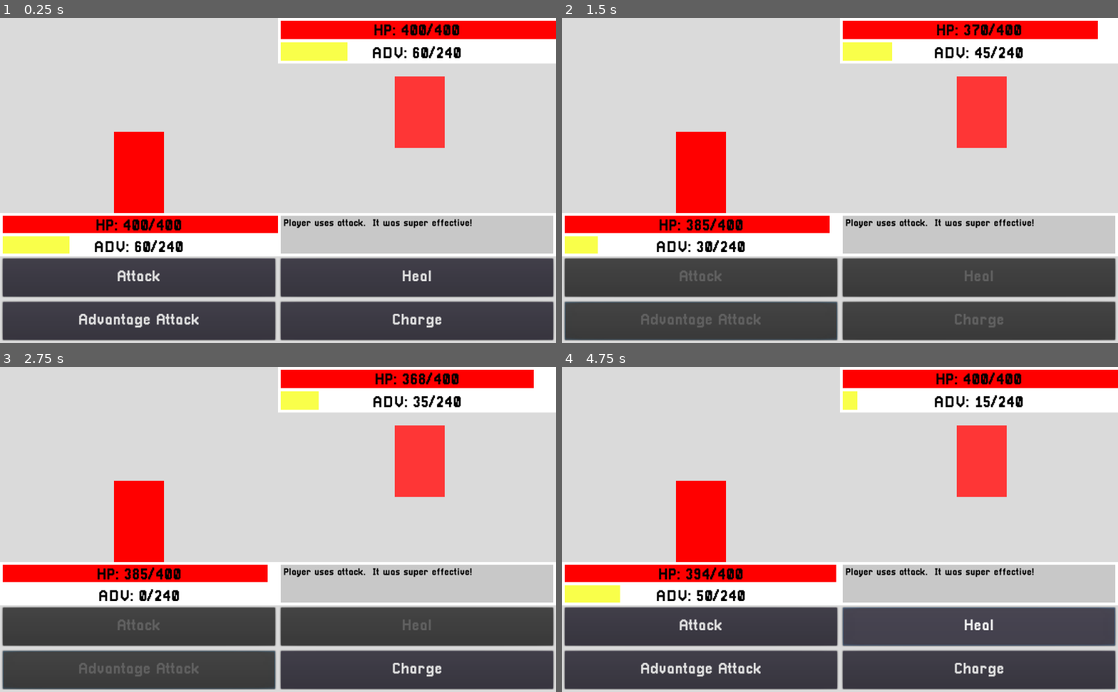
Above: before the commit, frames 1-4 (two rows, left to right).
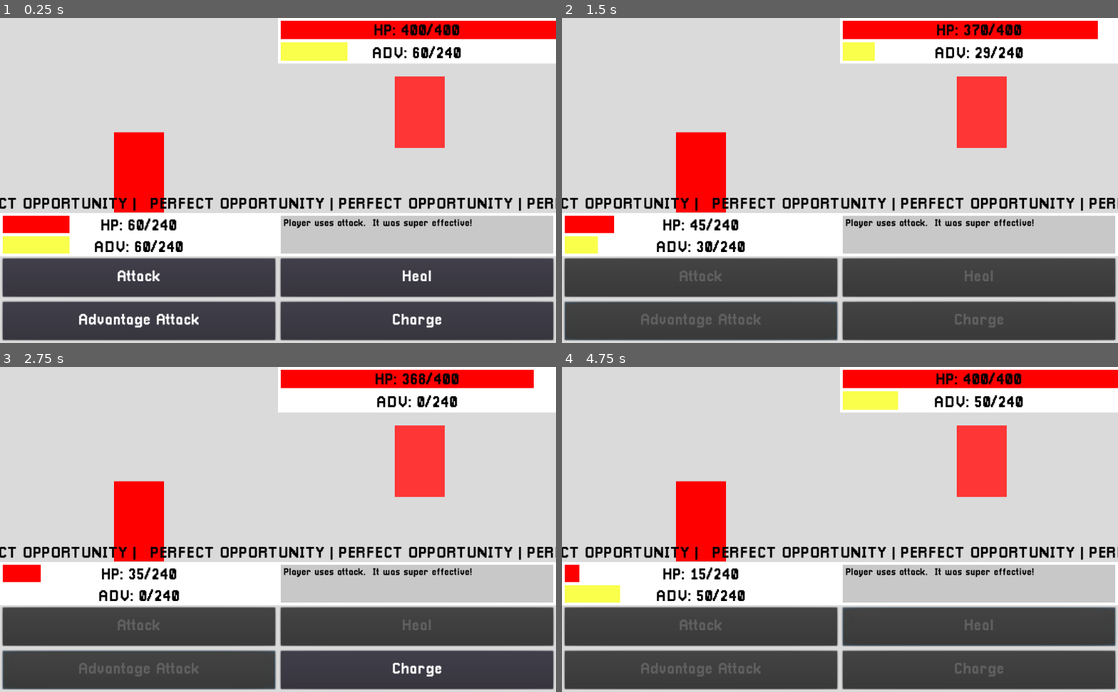
Above: after the commit, the same moments.

Repository: ArtlessAvian/kind-opponent
Game: Godot game, scene res://gameingame/BattleWView.tscn
Same seed, same stepped clock (60 frames per second), same inputs: the game is played once before the commit and once after it.
Inputs:
- Up to frame 1 (0.25 s): no input
- Up to frame 2 (1.5 s): click "Attack" at 0.5 s; click "Advantage Attack" at 1.25 s
- Up to frame 3 (2.75 s): no input
- Up to frame 4 (4.75 s): click "Charge" at 2.75 s; click "Heal" at 4.25 s

The runs differ from the first frame. In frame 1, 4.3% of the frame differs, in the area x 0-100%, y 34-96%; in frame 2, 4.3%; in frame 3, 5.0%; in frame 4, 5.7%, in the area x 0-100%, y 7-96%.

Commit message:
Added opportunity color changing for buttons

Diff:
--- a/GameUI.tscn
+++ b/GameUI.tscn
@@ -8,6 +8,7 @@
 [ext_resource path="res://AdvBar.tscn" type="PackedScene" id=6]
 [ext_resource path="res://Pixellari.tres" type="DynamicFont" id=7]
 [ext_resource path="res://PixellariSmall.tres" type="DynamicFont" id=8]
+[ext_resource path="res://animations/LoopingLabel.tres" type="Animation" id=9]
 
 [node name="GameUI" type="Control"]
 anchor_right = 1.0
@@ -202,6 +203,40 @@
 custom_colors/default_color = Color( 0, 0, 0, 1 )
 text = "Player uses attack.  It was super effective!"
 
+[node name="OpportunityBar" type="Control" parent="."]
+anchor_top = 0.55
+anchor_right = 1.0
+anchor_bottom = 0.6
+
+[node name="LoopingLabel" type="Control" parent="OpportunityBar"]
+anchor_right = 1.0
+anchor_bottom = 1.0
+
+[node name="OpportunityLabel" type="RichTextLabel" parent="OpportunityBar/LoopingLabel"]
+anchor_right = 1.0
+anchor_bottom = 1.0
+margin_left = 266.855
+margin_right = 300.056
+custom_fonts/normal_font = ExtResource( 7 )
+custom_colors/default_color = Color( 0, 0, 0, 1 )
+text = " PERFECT OPPORTUNITY | PERFECT OPPORTUNITY | PERFECT OPPORTUNITY |
+"
+scroll_active = false
+
+[node name="OpportunityLabel2" type="RichTextLabel" parent="OpportunityBar/LoopingLabel"]
+anchor_right = 1.0
+anchor_bottom = 1.0
+margin_left = -790.145
+margin_right = -757.145
+custom_fonts/normal_font = ExtResource( 7 )
+custom_colors/default_color = Color( 0, 0, 0, 1 )
+text = " PERFECT OPPORTUNITY | PERFECT OPPORTUNITY | PERFECT OPPORTUNITY |
+"
+scroll_active = false
+
+[node name="AnimationPlayer" type="AnimationPlayer" parent="OpportunityBar/LoopingLabel"]
+anims/LoopingLabel = ExtResource( 9 )
+
 
 [editable path="UICanvas/EnemyUI/EnemyBars/EnemyAdvRegion/EnemyAdvBar"]
 
--- /dev/null
+++ b/animations/LoopingLabel.tres
@@ -0,0 +1,30 @@
+[gd_resource type="Animation" format=2]
+
+[resource]
+resource_name = "LoopingLabel"
+length = 3.0
+loop = true
+tracks/0/type = "value"
+tracks/0/path = NodePath("OpportunityLabel:rect_position")
+tracks/0/interp = 1
+tracks/0/loop_wrap = true
+tracks/0/imported = false
+tracks/0/enabled = true
+tracks/0/keys = {
+"times": PoolRealArray( 0, 3 ),
+"transitions": PoolRealArray( 1, 1 ),
+"update": 0,
+"values": [ Vector2( 0, 0 ), Vector2( 1057, 0 ) ]
+}
+tracks/1/type = "value"
+tracks/1/path = NodePath("OpportunityLabel2:rect_position")
+tracks/1/interp = 1
+tracks/1/loop_wrap = true
+tracks/1/imported = false
+tracks/1/enabled = true
+tracks/1/keys = {
+"times": PoolRealArray( 0, 3 ),
+"transitions": PoolRealArray( 1, 1 ),
+"update": 0,
+"values": [ Vector2( -1057, 0 ), Vector2( 0, 0 ) ]
+}
--- a/gameingame/Battle.gd
+++ b/gameingame/Battle.gd
@@ -3,15 +3,17 @@
 extends Node
 signal user_feedback
 signal update_bars
+signal opportunity_turn
 
 var yielding_for_queue = []
 var turn = 0 # why not its free
 var turn_state = null
+var opportunity_attack
 
 func _ready():
 	$Player.opponent = $Opponent
 	$Opponent.opponent = $Player
-#	self.emit_signal("update_bars")
+	self._get_opportunity_attack()
 
 # Abuses yield to hand off stuff to the view
 func _on_button_down(player_action):
@@ -29,6 +31,9 @@
 	if ($Opponent.advantage < 20): return 3
 	return randi() % 3 # dont charge
 
+func _get_opportunity_attack():
+	opportunity_attack = randi() % 12
+
 # hooooooo boy
 
 func _game_logic(player_action):
@@ -44,19 +49,20 @@
 
 	if ($Opponent.is_dead()):
 		self._text_box("You are winnr (jk you lose)")
-		return
 
-	var opponent_move = _get_opponent_move()
-	self._text_box("opponent used " + ["attack", "attack but different", "heal", "charge"][opponent_move])
-	yield()
-	$Opponent.do_move(opponent_move)
-	self.emit_signal("update_bars")
-	yield()
+	else:
+		var opponent_move = _get_opponent_move()
+		self._text_box("opponent used " + ["attack", "attack but different", "heal", "charge"][opponent_move])
+		yield()
+		$Opponent.do_move(opponent_move)
+		self.emit_signal("update_bars")
+		yield()
 
-	if ($Player.is_dead()):
-		self._text_box("You are ded (jk you win)")
-		self._text_box(str("Believability: ", 120/$Opponent._health, "%"))
-		return
+		if ($Player.is_dead()):
+			self._text_box("You are ded (jk you win)")
+			self._text_box(str("Believability: ", 120/$Opponent._health, "%"))
+
+	self._get_opportunity_attack()
 
 func _text_box(text):
 	print(text)
--- a/gameingame/BattleWView.tscn
+++ b/gameingame/BattleWView.tscn
@@ -1,24 +1,32 @@
 [gd_scene load_steps=5 format=2]
 
 [ext_resource path="res://GameUI.tscn" type="PackedScene" id=1]
-[ext_resource path="res://animations/AttackAnimation.tres" type="Animation" id=2]
+[ext_resource path="res://animations/IdleBounce.tres" type="Animation" id=2]
 [ext_resource path="res://gameingame/viewintegration/Button.gd" type="Script" id=3]
 [ext_resource path="res://gameingame/Battle.tscn" type="PackedScene" id=4]
 
-[node name="GameUI" instance=ExtResource( 1 )]
+[node name="GameUI" index="0" instance=ExtResource( 1 )]
+
+[node name="ColorRect" parent="BattleCanvas/PlayerRegion" index="0"]
+margin_right = -0.000289917
+grow_horizontal = 2
+grow_vertical = 2
+rect_scale = Vector2( 0.996845, 0.988109 )
+rect_pivot_offset = Vector2( 45, 75 )
+
+[node name="AnimationPlayer" parent="BattleCanvas/PlayerRegion/ColorRect" index="0"]
+anims/IdleBounce = ExtResource( 2 )
 
 [node name="EnemyHPBar" parent="UICanvas/EnemyUI/EnemyBars/EnemyHPregion" index="0"]
-color = Color( 1, 1, 1, 1 )
 copy_health = true
 target_path = NodePath("../../../../../Battle")
 
 [node name="EnemyAdvBar" parent="UICanvas/EnemyUI/EnemyBars/EnemyAdvRegion" index="0"]
+copy_player = true
 target_path = NodePath("../../../../../Battle")
 
 [node name="PlayerHealthBar" parent="UICanvas/PlayerUI/PlayerBars/PlayerHPRegion" index="0"]
 editor/display_folded = true
-copy_health = true
-copy_player = true
 target_path = NodePath("../../../../../Battle")
 
 [node name="EnemyAdvBar" parent="UICanvas/PlayerUI/PlayerBars/PlayerAdvRegion" index="0"]
@@ -28,28 +36,28 @@
 [node name="Attack1Button" parent="UICanvas/PlayerUI/PlayerActions/Action1Region" index="0"]
 focus_neighbour_right = NodePath("../../Action3Region/Attack3Button")
 focus_neighbour_bottom = NodePath("../../Action2Region/Attack2Button")
+custom_colors/font_color = Color( 1, 1, 1, 1 )
 script = ExtResource( 3 )
-player_path = NodePath("../../../../../Battle/Player")
 
 [node name="Attack2Button" parent="UICanvas/PlayerUI/PlayerActions/Action2Region" index="0"]
 focus_neighbour_top = NodePath("../../Action1Region/Attack1Button")
 focus_neighbour_right = NodePath("../../Action4Region/Attack4Button")
+custom_colors/font_color = Color( 1, 1, 1, 1 )
 script = ExtResource( 3 )
-player_path = NodePath("../../../../../Battle/Player")
 move_id = 1
 
 [node name="Attack3Button" parent="UICanvas/PlayerUI/PlayerActions/Action3Region" index="0"]
 focus_neighbour_left = NodePath("../../Action1Region/Attack1Button")
 focus_neighbour_bottom = NodePath("../../Action4Region/Attack4Button")
+custom_colors/font_color = Color( 1, 1, 1, 1 )
 script = ExtResource( 3 )
-player_path = NodePath("../../../../../Battle/Player")
 move_id = 2
 
 [node name="Attack4Button" parent="UICanvas/PlayerUI/PlayerActions/Action4Region" index="0"]
 focus_neighbour_left = NodePath("../../Action2Region/Attack2Button")
 focus_neighbour_top = NodePath("../../Action3Region/Attack3Button")
+custom_colors/font_color = Color( 1, 1, 1, 1 )
 script = ExtResource( 3 )
-player_path = NodePath("../../../../../Battle/Player")
 move_id = 3
 
 [node name="Battle" parent="." index="3" instance=ExtResource( 4 )]
--- a/gameingame/viewintegration/Button.gd
+++ b/gameingame/viewintegration/Button.gd
@@ -1,7 +1,10 @@
 extends Button
 
-export (NodePath) var player_path = "../../../../../Battle";
+export (NodePath) var player_path = "../../../../../Battle/Player";
 export (int, 0, 3) var move_id
+var default_color
+var opportunity_color = Color(0.8,0,0)
+var battle
 var player
 var move
 
@@ -9,9 +12,12 @@
 func _ready():
 	# temporary hardcoding
 	player = self.get_node(player_path)
+	battle = player.get_node("..")
 	move = player.get_node("Moves").get_child(move_id)
 	self.text = move.name
+	default_color = get("custom_colors/font_color")
 
-func _process(delta):\
-	self.disabled = not move.available(player) or player.is_dead() or player.get_parent().turn_state != null
+func _process(delta):
+	self.disabled = (not move.available(player)) or player.is_dead() or player.get_parent().turn_state != null
+	set("custom_colors/font_color",opportunity_color if battle.opportunity_attack == move_id else default_color)
 	# ----------------------------------------------------------------- the battle. ^^^^^^^^^^^^ nice
Not shown: 1 places in GameUI.tscn that only renumber resources
Not shown: 1 places in gameingame/BattleWView.tscn that only renumber resources
